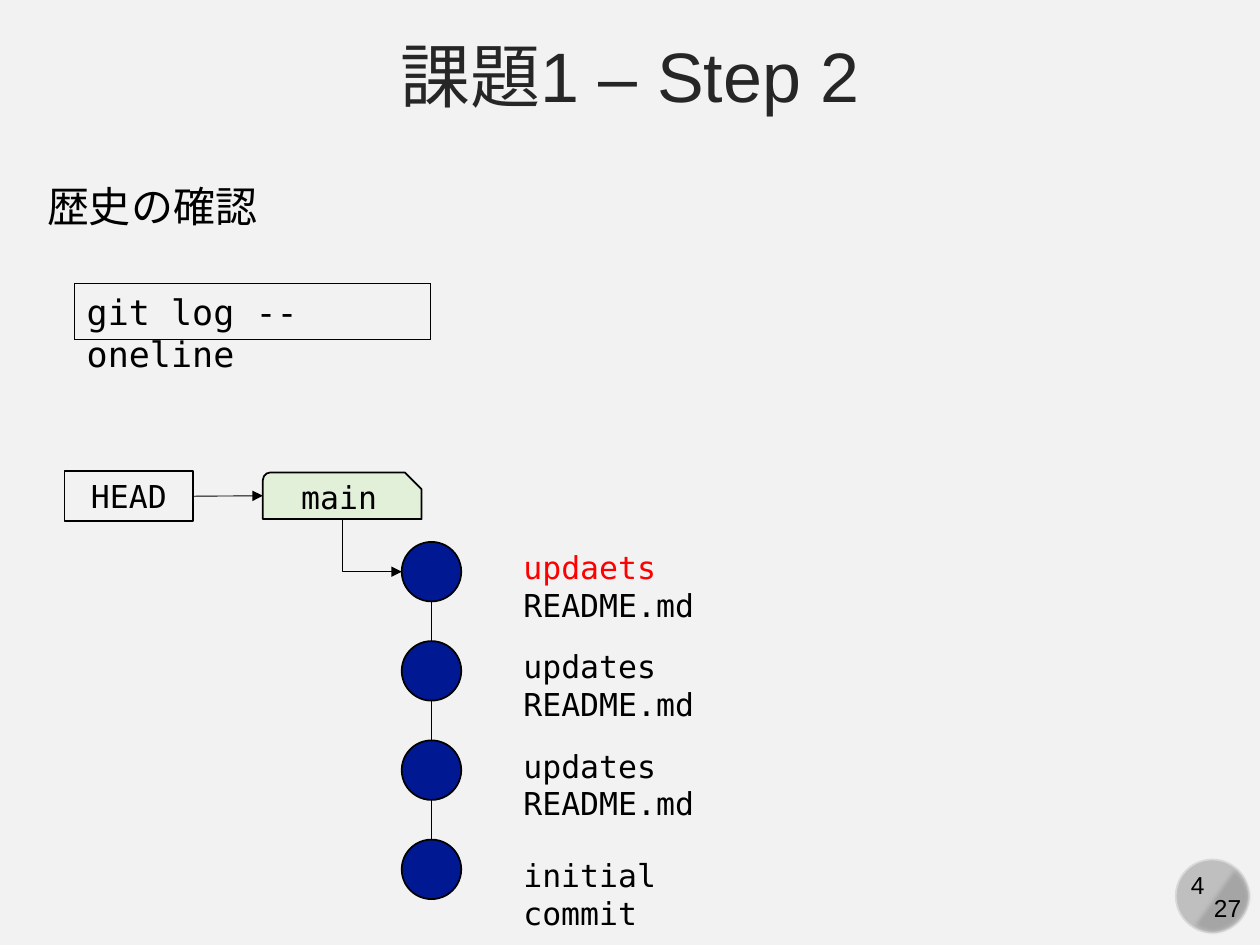
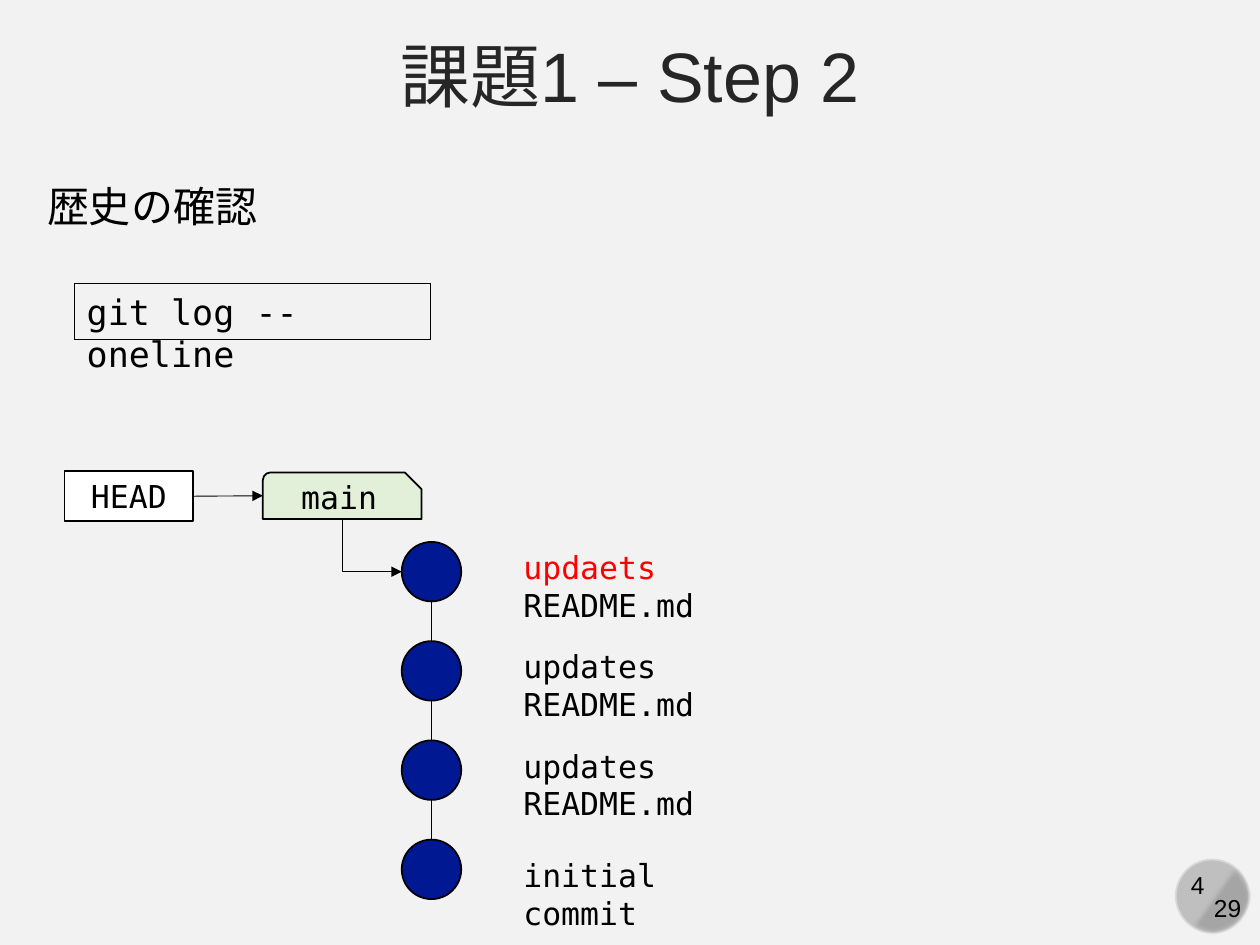
Before and after one commit to kaityo256/github, a slide deck: slide 4 of practice_advanced/fig/slide.pptx. Drawn at 1260x945 pixels with LibreOffice and Linux fonts; fonts in the diff are those of the drawing. Boxes give left, top, right and bottom in pixels: in the first picture for what was removed or moved away, otherwise in the second. Text is boxed around its words. In the diff, an @@ line names an element or a change of style, - is before the commit and + after.

```diff
--- a/practice_advanced/fig/slide.pptx
+++ b/practice_advanced/fig/slide.pptx
@@ text at (1214,900,1241,923): text changed @@
-27
+29
```
Also in this commit, not shown: 4 other slides changed, 24 slides added, 1 slide removed, 1 other file.
